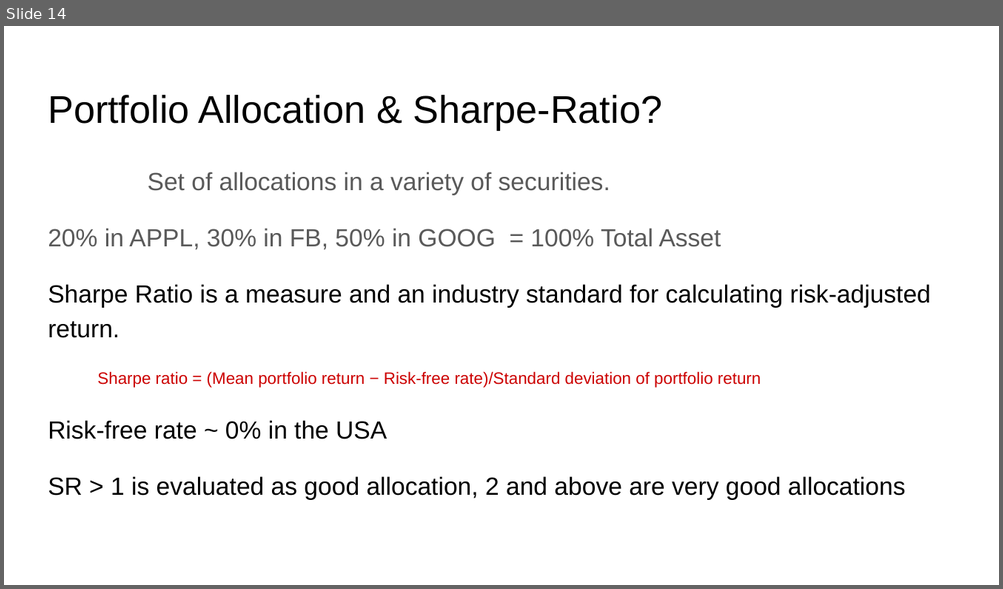
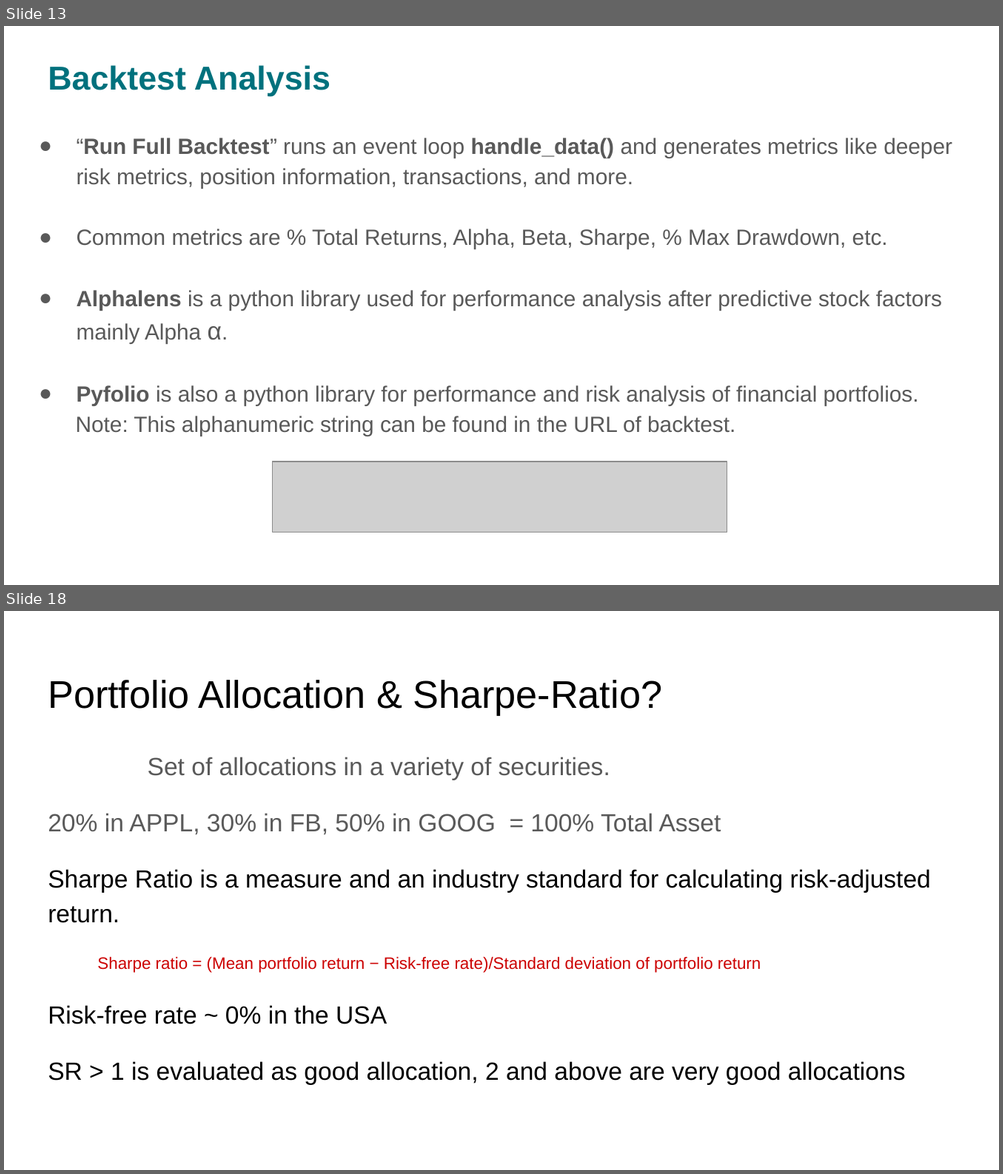
Before and after one commit to rajaharsha/Algorithm-Trading, a slide deck: PairTrading.pptx. Shown one above the other, each under a label of ours: slide 14 before the commit, slides 13 and 18 after it; the slides between them are not shown. The pictures are 1003x589 and 1003x1174 pixels, drawn with LibreOffice and Linux fonts; fonts in the diff are those of the drawing; grey boxes stand for pictures. Boxes give left, top, right and bottom in pixels: in the first picture for what was removed or moved away, otherwise in the second. Text is boxed around its words. In the diff, an @@ line names an element or a change of style, - is before the commit and + after.

```diff
--- a/PairTrading.pptx
+++ b/PairTrading.pptx
@@ slide 13 added at [4,26,999,585], background #FFFFFF @@
@@ title added at [48,65,330,96], 24 pt, text #00717D, bold @@
+Backtest Analysis
@@ text added at [76,138,952,436], 16 pt, text #595959 @@
+● “Run Full Backtest” runs an event loop handle_data() and generates metrics like deeper risk metrics, position information, transactions, and more.
+● Common metrics are % Total Returns, Alpha, Beta, Sharpe, % Max Drawdown, etc.
+● Alphalens is a python library used for performance analysis after predictive stock factors mainly Alpha α.
+● Pyfolio is also a python library for performance and risk analysis of financial portfolios.
+Note: This alphanumeric string can be found in the URL of backtest.
@@ picture added at [273,462,727,532] @@
@@ what was slide 14 is now slide 18 @@
```
Also in this commit, not shown: 13 slides changed, 4 other slides added, 1 slide removed, 3 other files.
